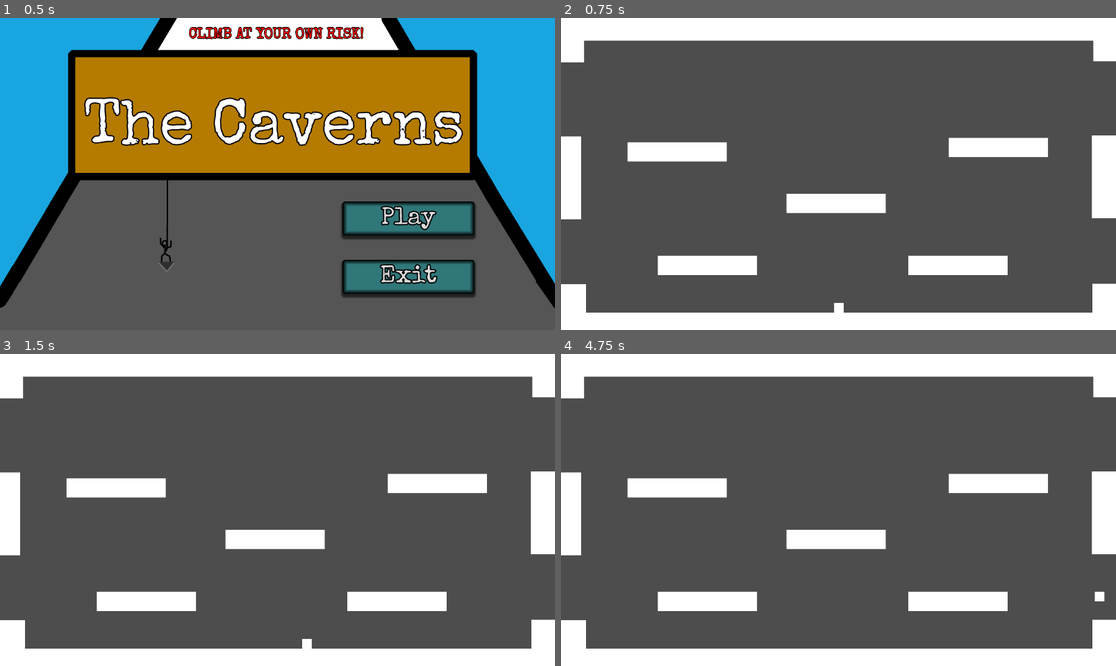
Above: before the commit, frames 1-4 (two rows, left to right).
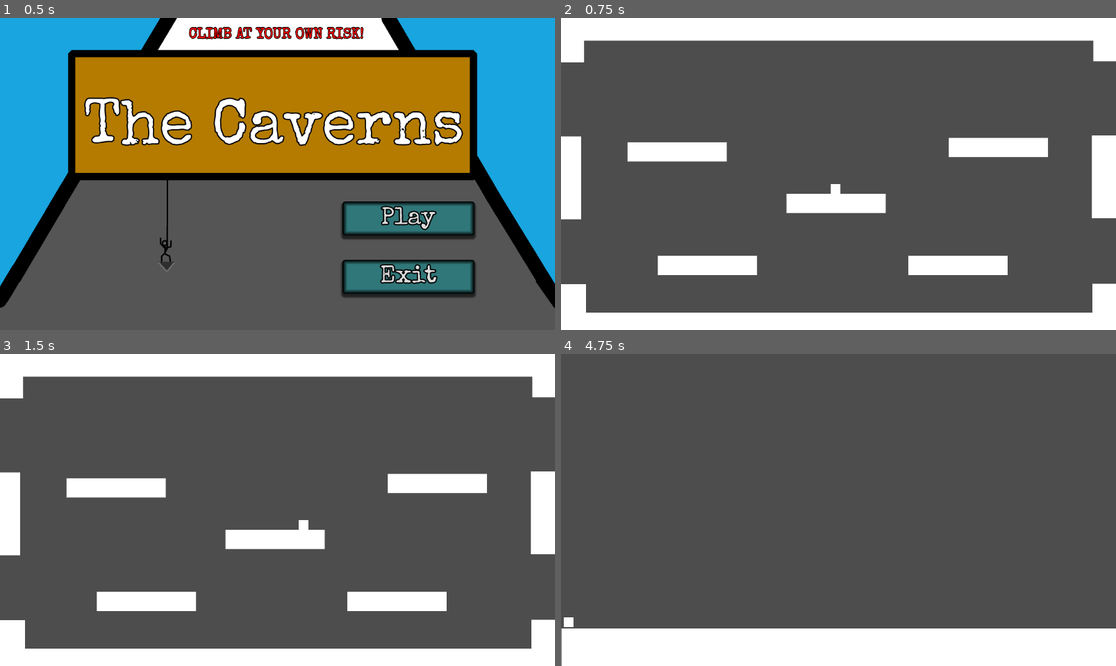
Above: after the commit, the same moments.

Repository: asundar-mags/the-grimstone-digital-tech
Game: Godot game, scene res://scenes/main menu.tscn
Same seed, same stepped clock (60 frames per second), same inputs: the game is played once before the commit and once after it.
Inputs:
- Up to frame 1 (0.5 s): no input
- Up to frame 2 (0.75 s): click "Play" at 0.5 s
- Up to frame 3 (1.5 s): tap Enter at 1.25 s; hold Right (ui_right) from 1.28 s (still down)
- Up to frame 4 (4.75 s): tap Keypad Enter (ui_accept) at 1.52, 2.27, 3.77, 4.52 s; release Right (ui_right) at 2.78 s; hold Left (ui_left) 2.78-3.53 s; hold Right (ui_right) from 3.53 s (still down)

Frame 1 is identical in both runs. In frame 2, 0.1% of the frame differs, in the area x 48-51%, y 53-95%; in frame 3, 0.1%; in frame 4, 22%, in the area x 0-100%, y 0-100%.

Commit message:
Some further edits and attempts at global position

Diff:
--- a/the-grimstone/scenes/neutral level.tscn
+++ b/the-grimstone/scenes/neutral level.tscn
@@ -83,7 +83,7 @@
 shape = SubResource("RectangleShape2D_g04at")
 
 [node name="CharacterBody2D" parent="." unique_id=1091708930 instance=ExtResource("1_p63fo")]
-position = Vector2(576, 638)
+position = Vector2(569, 391)
 
 [node name="Camera2D" type="Camera2D" parent="CharacterBody2D" unique_id=648484472]
 visible = false
